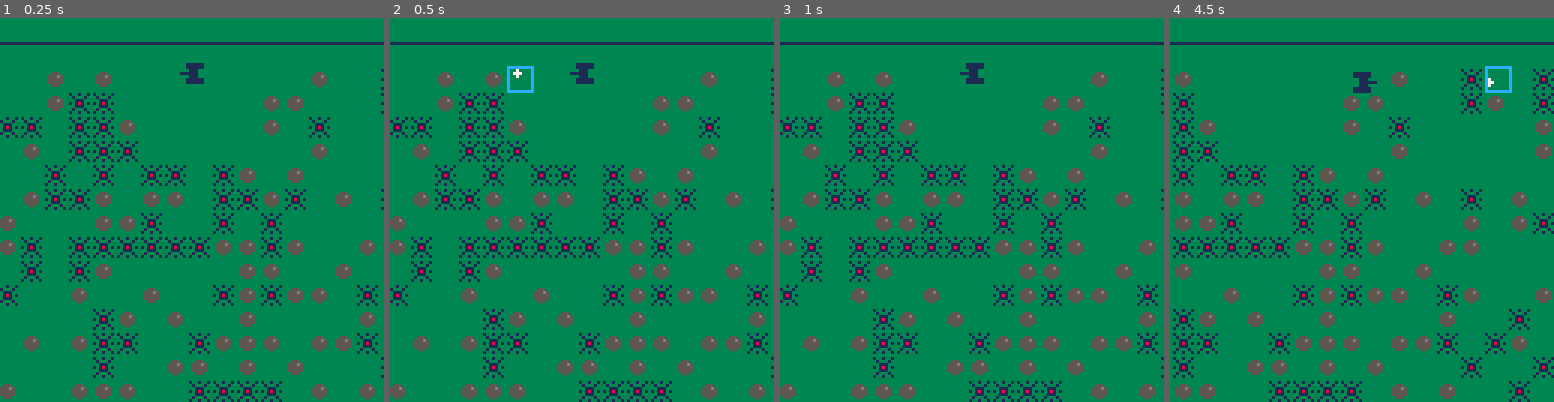
Above: before the commit, frames 1-4 (left to right).
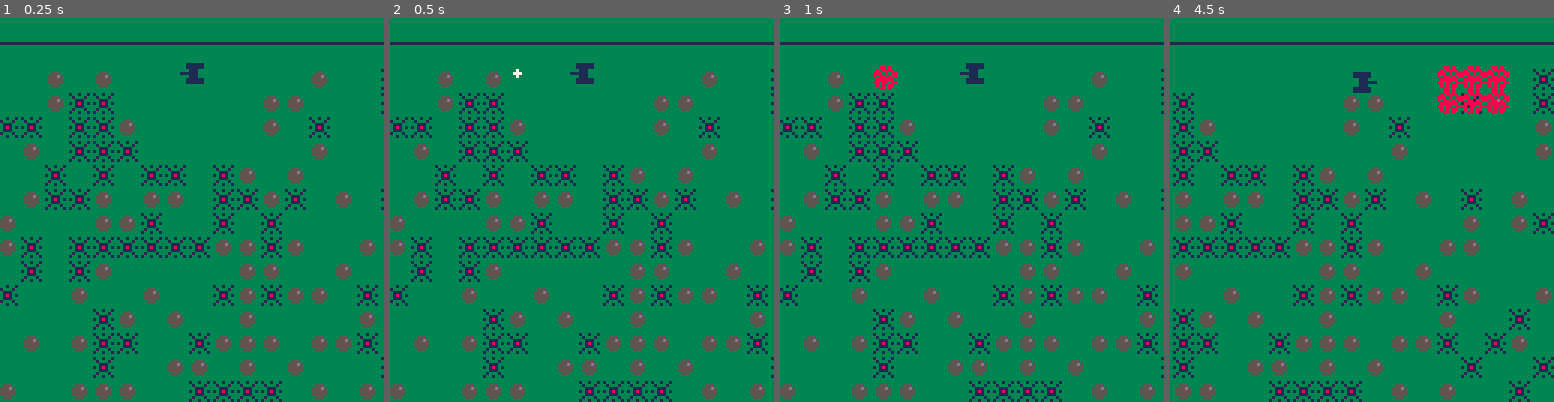
Above: after the commit, the same moments.

Repository: monkeywidget/pico8-carts
Game: PICO-8 cartridge carts/tank.p8
The game is run twice, just before and just after one commit, with the same random seed, the same clock (stepped at 60 frames per second) and the same inputs.
Inputs:
- Up to frame 1 (0.25 s): no input
- Up to frame 2 (0.5 s): tap X (X key) at 0.33 s
- Up to frame 3 (1 s): no input
- Up to frame 4 (4.5 s): tap X (X key) at 1.07, 1.85, 2.97, 4.08 s; hold Right 1.6-2.1 s; hold Up 2.15-2.42 s; hold Right 2.47-3.03 s; hold Left 3.08-3.58 s; hold Down 3.63-3.97 s; hold Right from 4.02 s (still down)

Frame 1 is identical in both runs. In frame 2, 0.2% of the frame differs, in the area x 30-38%, y 12-20%; in frame 3, 0.3%; in frame 4, 1.8%, in the area x 1-90%, y 12-25%.

Commit message:
creating bullet collision logic
- mines explode neighbor cells

- mines have a triggered but not exploded state

- rocks, fireballs now are destroyable

Diff:
--- a/carts/tank.p8
+++ b/carts/tank.p8
@@ -25,6 +25,7 @@
 mine_grid_unit = 8  -- how many pixels is one grid unit edge?
 mines_grid_x_size = (x_right_edge-x_left_edge)/mine_grid_unit
 mines_grid_y_size = (y_bottom_edge-y_top_edge)/mine_grid_unit
+mines_timer = 15
 
 function _init()
 	clock = 0
@@ -35,16 +36,40 @@
 	-- dynamic things
 	bullets = {} -- a list - bullets use pixel coordinates
 	mines={} -- a list - mines use grid coordinates
+	triggered_mines={} -- a list - mines use grid coordinates
+
 	rocks={} -- a list - rocks use grid coordinates
-
+	fireballs={} -- a list - fireballs use grid coordinates
+	grid={} -- a list of lists (2d array) with 'm' or 'r' or 'f' for objects
+
+	init_grid()
 	spawn_tank_and_mines()
 end
 
+function init_grid()
+	for i=1,(mines_grid_x_size-2) do
+		add(grid,{}) -- add an empty column
+		for j=1,(mines_grid_y_size-2) do clear_grid(i,j) end
+	end
+end
+
 -- utility method that combines missing math.min and math.max
-function in_range(x, min, max)
-	if x <= min then return min end
-  if x > max then return max end
-	return x
+function in_range(a, min, max)
+	if a <= min then return min end
+  if a > max then return max end
+	return a
+end
+
+-- missing math.min
+function min(a, b)
+	if a > b then return b end
+	return a
+end
+
+-- missing math.max
+function max(a, b)
+	if a < b then return b end
+	return a
 end
 
 -- given two objects a, b with attributes "x" and "y"
@@ -63,14 +88,25 @@
 	cell_random_spawn_mines()
 end
 
+function spawn_fireball(i,j)
+	add_to_grid(fireballs,{x=i,y=j,type='f',expiry=clock+mines_timer})
+end
+
+function clear_grid(x, y)
+	grid[x][y] = nil
+end
+
+function add_to_grid(object_table, xy_object)
+	add(object_table, xy_object)
+	grid[xy_object.x][xy_object.y] = xy_object
+end
+
 function cell_random_spawn_mines()
 	mine_probability = 0.25
 	rock_probability = 0.25
 
-	-- for every grid x coordinate
+	-- for every grid x and y coordinates:
 	for i=1,(mines_grid_x_size-2) do
-		-- define this column's contents:
-		-- for every grid y coordinate
 		for j=1,(mines_grid_y_size-2) do
 			lotto = rnd(1)
 
@@ -78,13 +114,11 @@
 			if closer_than(tank,
 										 grid_center_xy_coords(i,j),
 										 3*mine_grid_unit) then
-				-- (there is no "continue" in lua)
+				-- do nothing (there is no "continue" in lua)
 			elseif lotto < mine_probability then
-				add(mines, {x=i, y=j})
-				-- todo 0 make grid store
+				add_to_grid(mines, {x=i, y=j, type='m'})
 			elseif lotto < rock_probability + mine_probability then
-				add(rocks, {x=i, y=j})
-				-- todo 0 make grid store
+				add_to_grid(rocks, {x=i, y=j, type='r'})
 			end
 		end
 	end
@@ -103,14 +137,6 @@
 
 function update_bullets()
 	for b in all(bullets) do
-		-- remove bullets that hit the borders
-		if b.x < x_left_edge+2 or b.x > x_right_edge-2 or
-			b.y < y_top_edge+2 or b.y > y_bottom_edge-2 then
-				-- bullet_collide(b)
-				del(bullets,b)
-				return
-		end
-
 		detect_bullet_collision(b)
 
 		-- move bullet
@@ -119,20 +145,13 @@
 	end -- for all bullets
 end
 
-function draw_mines() for m in all(mines) do spr_grid(32, m.x, m.y) end end
+function draw_mines()
+	for m in all(mines) do spr_grid(32, m.x, m.y) end
+	for t in all(triggered_mines) do spr_grid(33, t.x, t.y) end
+end
 function draw_rocks() for r in all(rocks) do spr_grid(9, r.x, r.y) end end
-function draw_bullets()
-	for b in all(bullets) do
-		circfill( b.x, b.y, 1, 7)
-
-		-- DEBUG show the grid
-		b_grid = xy_coords_to_grid(b.x,b.y)
-		grid_nw = grid_nw_corner_xy_coords(b_grid.x, b_grid.y)
-		rect( grid_nw.x, grid_nw.y,
-					grid_nw.x + mine_grid_unit,
-					grid_nw.y + mine_grid_unit, 12 )
-	end
-end
+function draw_fireballs() for f in all(fireballs) do spr_grid(22, f.x, f.y) end end
+function draw_bullets() for b in all(bullets) do circfill(b.x, b.y, 1, 7) end end
 
 -- spr call converted to grid
 function spr_grid(sprite,grid_x,grid_y)
@@ -160,24 +179,114 @@
 					 y = grid_y*mine_grid_unit + y_top_edge }
 end
 
--- if the tank drives into the mine, do something
-function detect_mine_collisions()
+function explode_thing_at(t, initial_explosionp)
+	if t.type == 'm' then
+		if initial_explosionp then
+			explode_mine(t)
+		else -- if this is a secondary explosion, add to "next clock" instead
+			trigger_mine(t)
+		end
+	elseif t.type == 'r' then
+		explode_rock(t)
+	elseif t.type == 't' then
+		-- do nothing, there is already a triggered mine here
+	elseif t.type == 'f' then
+		-- do nothing, there is already a fireball here
+	else -- nothing was here but put a fireball here
+		spawn_fireball(t.x,t.y)
+	end
+end
+
+-- start the countdown for a mine triggered by a chain reaction
+function trigger_mine(m)
+	del(mines,m)
+	add_to_grid(triggered_mines,{x=m.x,y=m.y,type='t',expiry=clock+mines_timer})
+end
+
+-- detonate this mine right now
+function explode_mine(m)
+	del(mines,m)
+	spawn_fireball(m.x,m.y)
+
+	for n in all(grid_neighbors_of(m.x,m.y)) do
+		explode_thing_at(n, false)
+	end
+end
+
+-- on a delay of mines_timer:
+--   detonate already-triggered mines
+--   remove any aged fireballs
+function update_triggered_mines()
+	for f in all(fireballs) do
+		if f.expiry > clock then break end
+
+		clear_grid(f.x,f.y)
+		del(fireballs, f)
+	end
+
+	for m in all(triggered_mines) do
+		if m.expiry > clock then break end
+		explode_mine(m)
+	end
+end
+
+function explode_rock(r)
+	del(rocks,r)
+	spawn_fireball(r.x,r.y)
+end
+
+-- todo: if the tank drives into a mine or fireball, do something
+function detect_tank_collisions()
+end
+
+-- return true if the values are within the range of the grid dimensions
+function in_grid(x,y)
+	return x>0 and y>0 and x < mines_grid_x_size and y < mines_grid_y_size
+end
+
+-- return an array of up to 9 grid coordinates around x,y
+function grid_neighbors_of(x,y)
+	neighbors = {}
+	leftmost = max(x-1, 1);
+	rightmost = min(x+1, mines_grid_x_size);
+	topmost = max(y-1, 1);
+	bottommost = min(y+1, mines_grid_y_size);
+
+	for i=leftmost,rightmost,1 do
+		for j=topmost,bottommost,1 do
+			add(neighbors,{x=i,y=j})
+		end
+	end
+
+	return neighbors
 end
 
 -- if collided with a mine or a rock, explode, delete and return
 function detect_bullet_collision(b)
-	-- todo 0: make this related to bounding box / grid - "if in the same grid as a"
-	--         to avoid going through entire list of mines/rocks
-	-- todo remove destroyed bullet from grid store
-	-- todo remove destroyed object from grid store
-end
-
--- todo 1 detect rocks in front of the tank
+	bullet_grid = xy_coords_to_grid(b.x,b.y)
+
+	if not in_grid(bullet_grid.x,bullet_grid.y) then
+		del(bullets,b)
+		return
+	end
+
+	target_grid = grid[bullet_grid.x][bullet_grid.y]
+
+	-- todo: edge case for bullet at border
+	-- "if in the same grid as a thing"
+	if target_grid ~= nil then
+		del(bullets,b) -- remove destroyed bullet from grid store
+
+		explode_thing_at(target_grid, true)
+	end
+end
+
+-- todo detect rocks or wall in front of the tank
 function tank_not_blocked(dir)
 	return true
 end
 
--- todo 2: convert wall detection to use tank_not_blocked
+-- todo convert wall detection to use tank_not_blocked
 mv_tank_helper = {
 	[l] = function() if tank.x > x_left_edge+4 then tank.x = tank.x -1 end end,
 	[r] = function() if tank.x < x_right_edge-4 then tank.x = tank.x +1 end end,
@@ -187,6 +296,7 @@
 
 -- calls a table of functions
 -- for the different directions
+-- todo: play motor sound
 function move_tank(n)
 	if tank.t == n and tank_not_blocked(n) then
 		mv_tank_helper[n]()
@@ -218,11 +328,11 @@
 end
 
 function _update()
-
 	clock = clock+1
 
-	-- detect tank hitting a mine
-	detect_mine_collisions()
+	update_triggered_mines()
+
+	detect_tank_collisions()
 
 	-- move the tank for directional buttons
 	if btn(0) then -- left
@@ -233,7 +343,10 @@
 		move_tank(u)
 	elseif btn(3) then -- down
 		move_tank(d)
-	end
+	else
+		-- todo play motor idle sound
+	end
+
 	set_camera()
 
 	if btnp(5) then fire_cannon() end
@@ -254,6 +367,7 @@
 	draw_rocks()
 	draw_bullets()
 	draw_tank()
+	draw_fireballs()
 
 	-- draw_score()
 end
@@ -275,13 +389,13 @@
 10100000000000000000000000000000000000000000000008080880080080000000000000000000000000000000000000000000000000000000000000000000
 10100000000000000000000000000000000000000000000000880800000000080000000000000000000000000000000000000000000000000000000000000000
 00000000000000000000000000000000000000000000000000000000000000000000000000000000000000000000000000000000000000000000000000000000
-10010010000000000000000000000000000000000000000000000000000000000000000000000000000000000000000000000000000000000000000000000000
-01000100000000000000000000000000000000000000000000000000000000000000000000000000000000000000000000000000000000000000000000000000
-00111000000000000000000000000000000000000000000000000000000000000000000000000000000000000000000000000000000000000000000000000000
-10181010000000000000000000000000000000000000000000000000000000000000000000000000000000000000000000000000000000000000000000000000
-00111000000000000000000000000000000000000000000000000000000000000000000000000000000000000000000000000000000000000000000000000000
-01000100000000000000000000000000000000000000000000000000000000000000000000000000000000000000000000000000000000000000000000000000
-10010010000000000000000000000000000000000000000000000000000000000000000000000000000000000000000000000000000000000000000000000000
+10010010600600600000000000000000000000000000000000000000000000000000000000000000000000000000000000000000000000000000000000000000
+01000100060006000000000000000000000000000000000000000000000000000000000000000000000000000000000000000000000000000000000000000000
+00111000006660000000000000000000000000000000000000000000000000000000000000000000000000000000000000000000000000000000000000000000
+10181010606060600000000000000000000000000000000000000000000000000000000000000000000000000000000000000000000000000000000000000000
+00111000006660000000000000000000000000000000000000000000000000000000000000000000000000000000000000000000000000000000000000000000
+01000100060006000000000000000000000000000000000000000000000000000000000000000000000000000000000000000000000000000000000000000000
+10010010600600600000000000000000000000000000000000000000000000000000000000000000000000000000000000000000000000000000000000000000
 00000000000000000000000000000000000000000000000000000000000000000000000000000000000000000000000000000000000000000000000000000000
 00000000000000000000000000000000000000000000000000000000000000000000000000000000000000000000000000000000000000000000000000000000
 00000000000000000000000000000000000000000000000000000000000000000000000000000000000000000000000000000000000000000000000000000000
